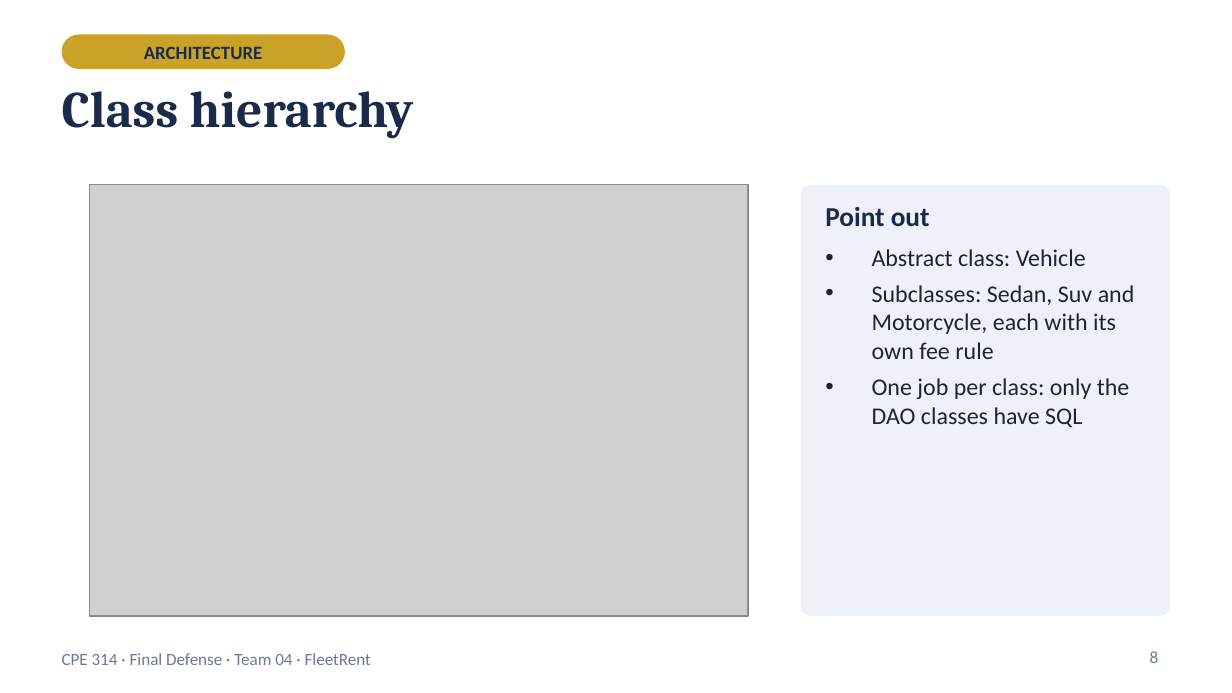
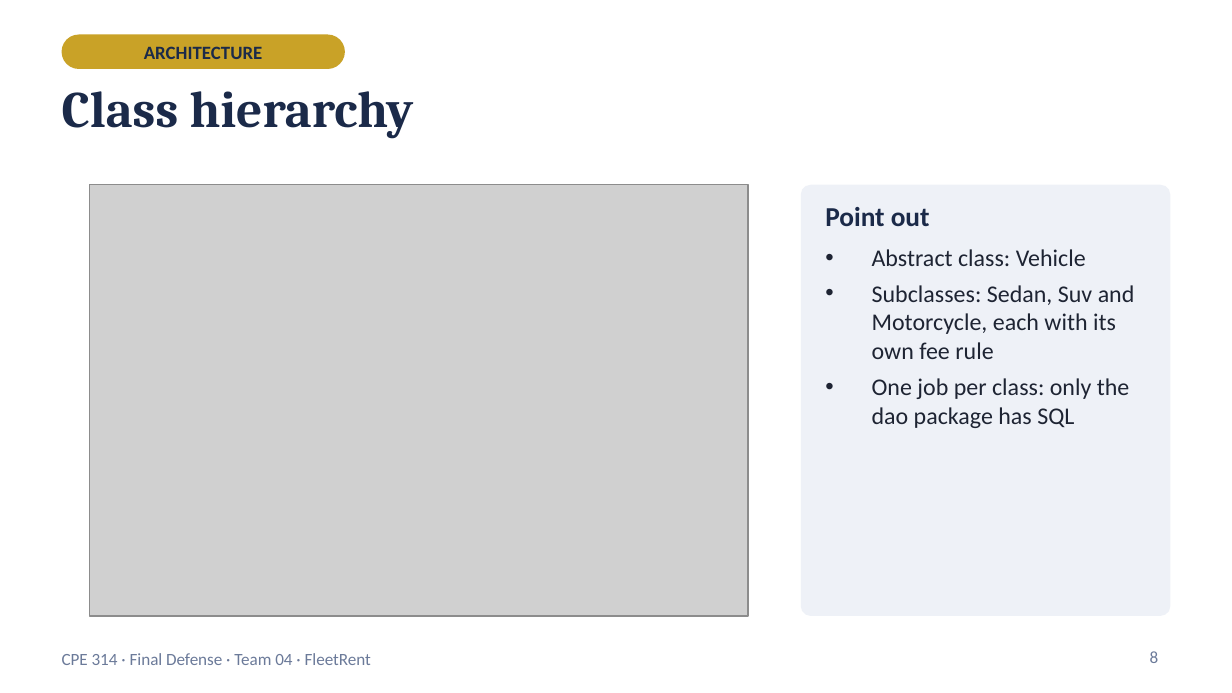
Before and after one commit to ColoscosBrent/cpe314-69323-capstone-team-04, a slide deck: slide 8 of docs/FleetRent_Final_Defense.pptx. Drawn at 1232x693 pixels with LibreOffice and Linux fonts; fonts in the diff are those of the drawing; grey boxes stand for pictures. Boxes give left, top, right and bottom in pixels: in the first picture for what was removed or moved away, otherwise in the second. Text is boxed around its words. In the diff, an @@ line names an element or a change of style, - is before the commit and + after.

```diff
--- a/docs/FleetRent_Final_Defense.pptx
+++ b/docs/FleetRent_Final_Defense.pptx
@@ text at <box>872,378,1130,428</box>: text changed @@
-• One job per class: only the DAO classes have SQL
+• One job per class: only the dao package has SQL
```
Also in this commit, not shown: 3 other slides changed.
